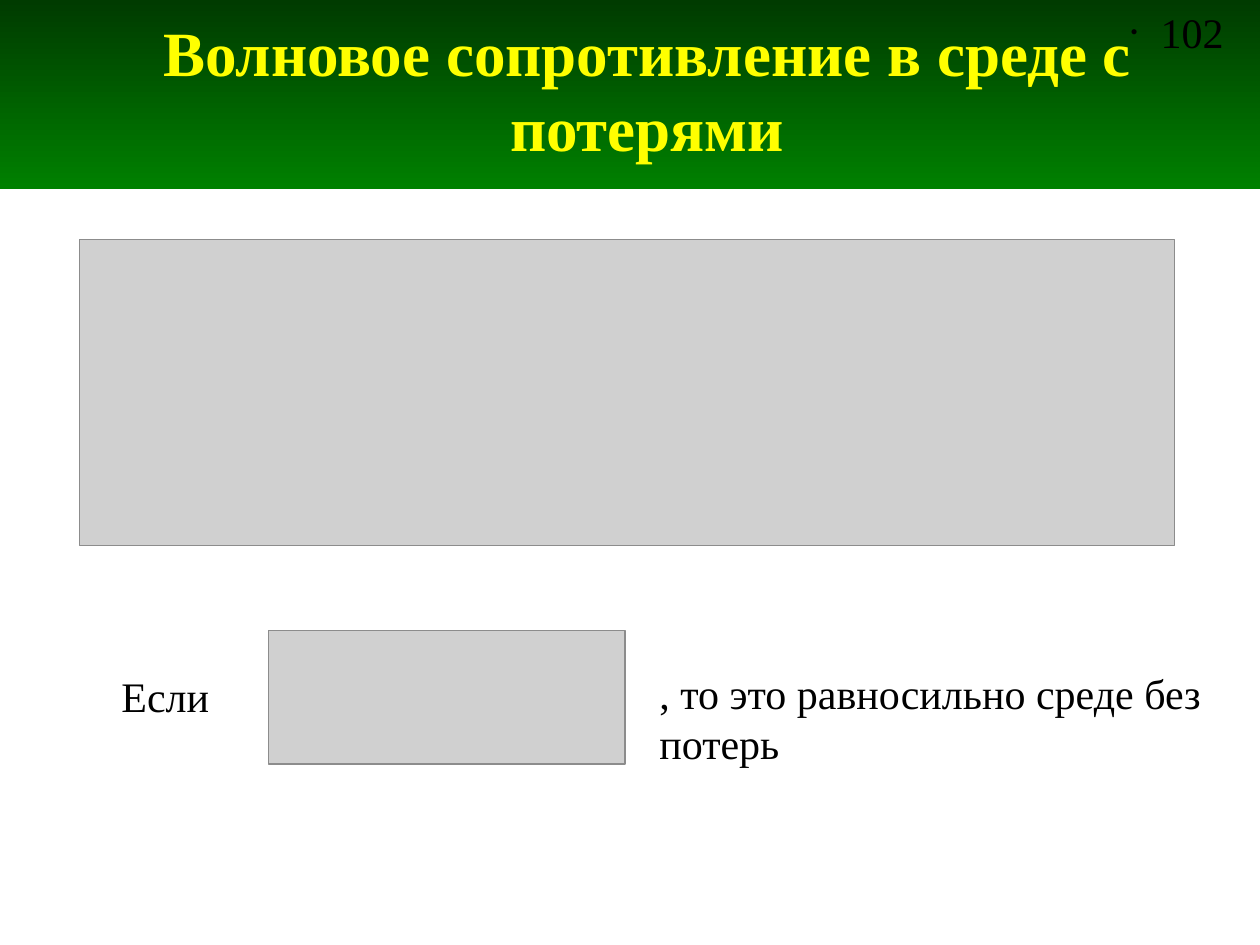
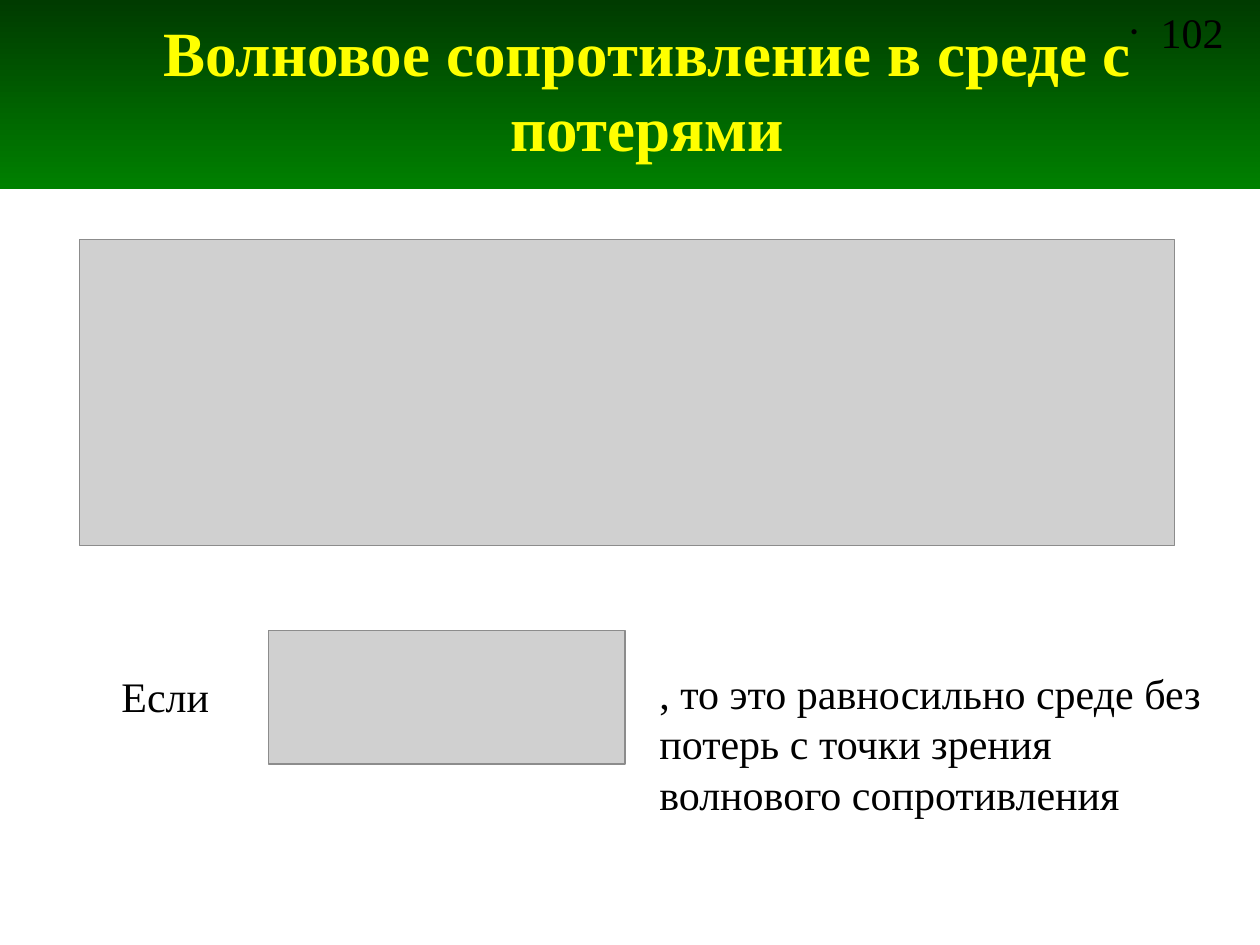
Before and after one commit to andris0147sv/modelling, a slide deck: slide 102 of presentations/2. FDTD.odp. Drawn at 1260x945 pixels with LibreOffice and Linux fonts; fonts in the diff are those of the drawing; grey boxes stand for pictures. Boxes give left, top, right and bottom in pixels: in the first picture for what was removed or moved away, otherwise in the second. Text is boxed around its words. In the diff, an @@ line names an element or a change of style, - is before the commit and + after.

```diff
--- a/presentations/2. FDTD.odp
+++ b/presentations/2. FDTD.odp
@@ text at [659,679,1201,819]: text changed @@
-, то это равносильно среде без потерь
+, то это равносильно среде без потерь с точки зрения волнового сопротивления
```
Also in this commit, not shown: 8 slides added, 9 other files.
